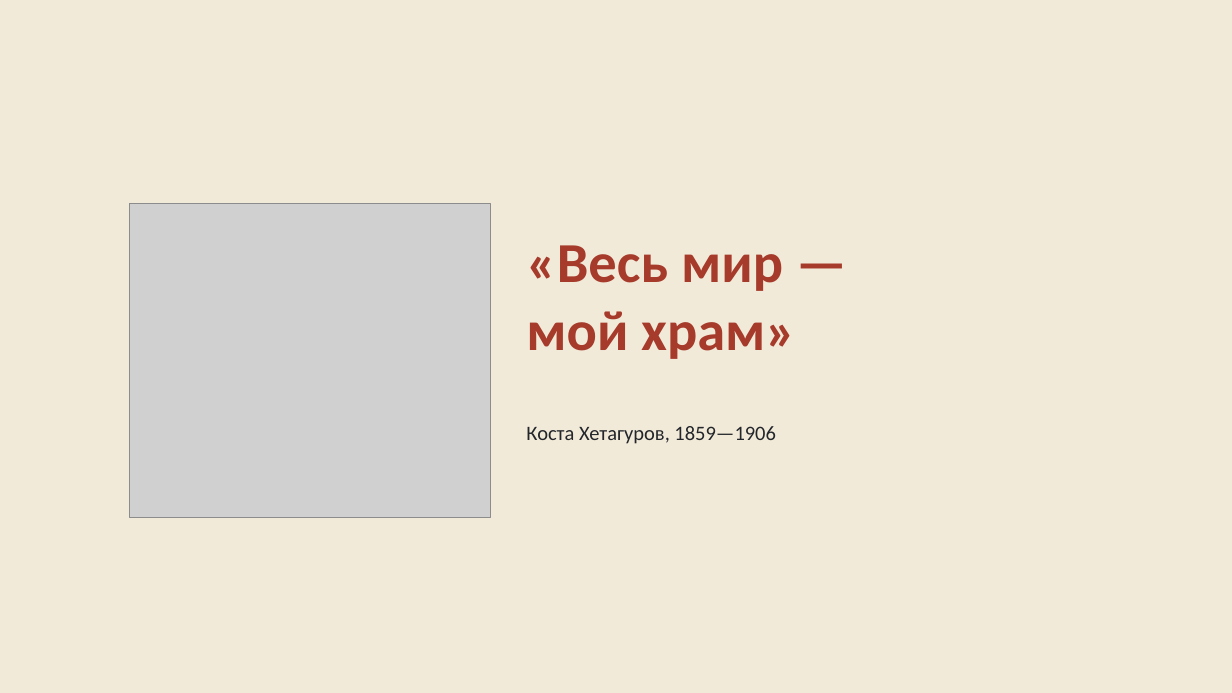
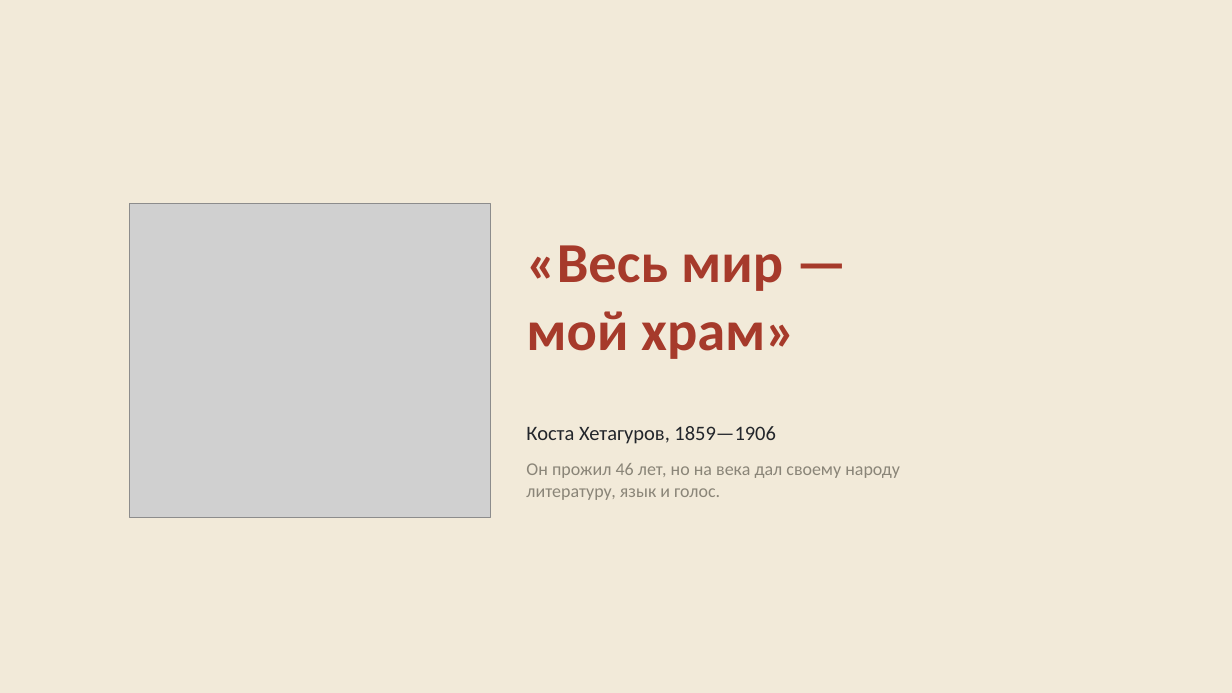
Before and after one commit to maksummatatov10-spec1231/prezent, a slide deck: slide 12 of Kosta_Hetagurov.pptx. Drawn at 1232x693 pixels with LibreOffice and Linux fonts; fonts in the diff are those of the drawing; grey boxes stand for pictures. Boxes give left, top, right and bottom in pixels: in the first picture for what was removed or moved away, otherwise in the second. Text is boxed around its words. In the diff, an @@ line names an element or a change of style, - is before the commit and + after.

```diff
--- a/Kosta_Hetagurov.pptx
+++ b/Kosta_Hetagurov.pptx
@@ text at (x1=526, y1=463, x2=900, y2=500): paragraphs added @@
+Он прожил 46 лет, но на века дал своему народу
+литературу, язык и голос.
```
Also in this commit, not shown: 10 other slides changed, 1 slide added, 1 slide removed, 1 other file.
